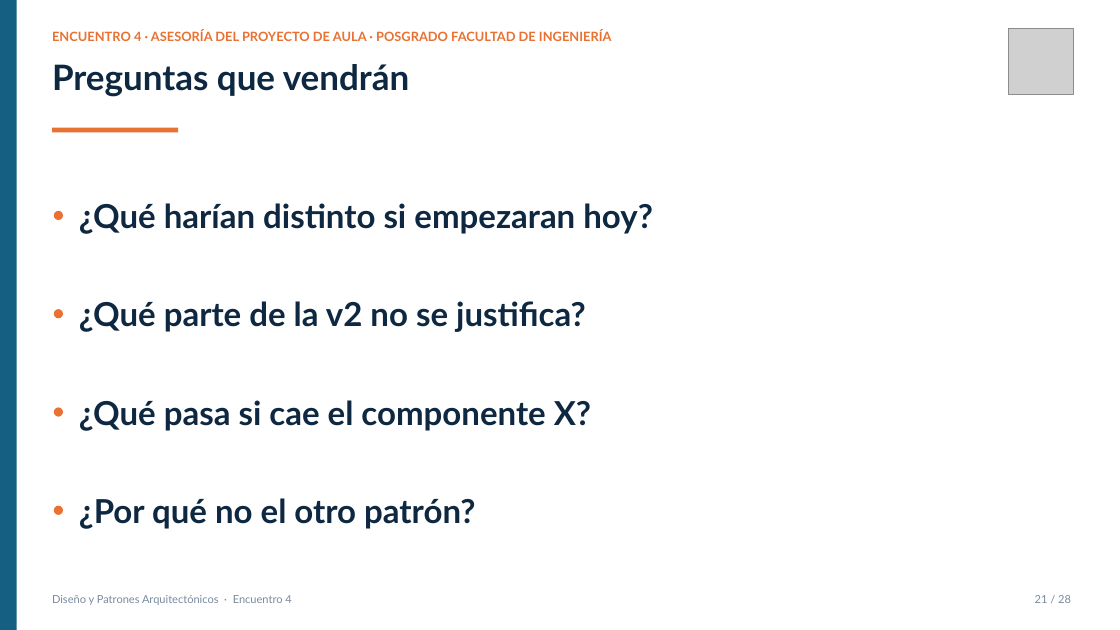
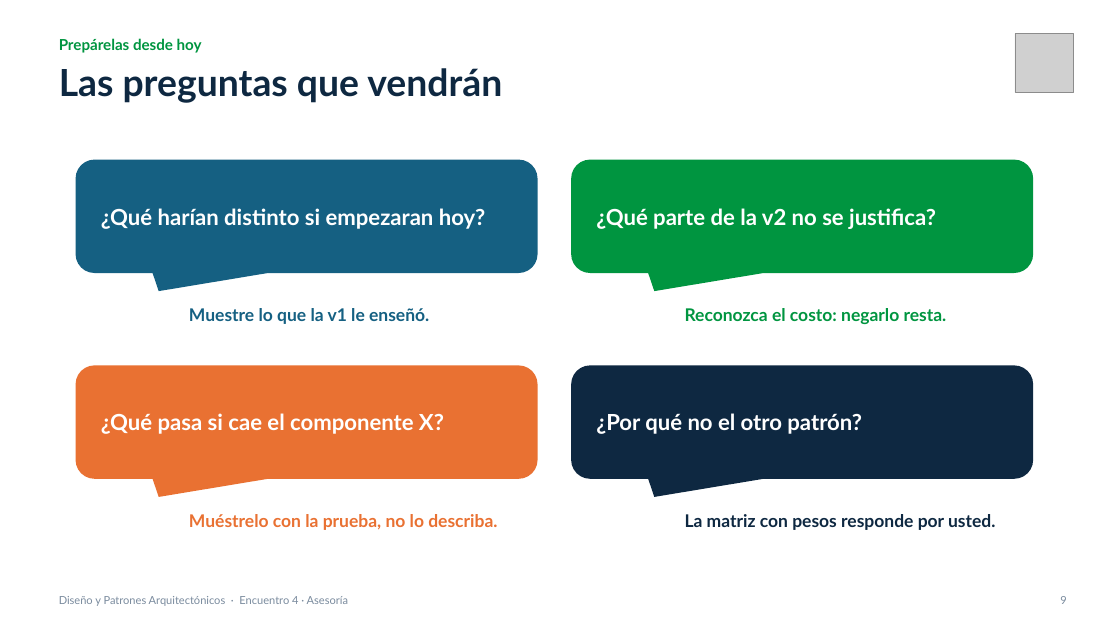
Before and after one commit to code-corhuila/ova-web, a slide deck: slide 10 of 2026-B/disenio-patrones-arquitectonicos/proyecto-aula/slides/encuentro-04-asesoria.pptx (slide 28 before the commit). Drawn at 1120x630 pixels with LibreOffice and Linux fonts; fonts in the diff are those of the drawing; grey boxes stand for pictures. Boxes give left, top, right and bottom in pixels: in the first picture for what was removed or moved away, otherwise in the second. Text is boxed around its words. In the diff, an @@ line names an element or a change of style, - is before the commit and + after.

```diff
--- a/2026-B/disenio-patrones-arquitectonicos/proyecto-aula/slides/encuentro-04-asesoria.pptx
+++ b/2026-B/disenio-patrones-arquitectonicos/proyecto-aula/slides/encuentro-04-asesoria.pptx
@@ rectangle removed at [0,0,17,630] @@
@@ text removed at [52,30,612,41] @@
-ENCUENTRO 4 · ASESORÍA DEL PROYECTO DE AULA · POSGRADO FACULTAD DE INGENIERÍA
@@ text added at [59,38,202,53], 13 pt, text #009540, bold @@
+Prepárelas desde hoy
@@ picture: place and size @@
-picture at [1008,29,1074,94]
+picture at [1015,34,1074,92]
@@ text at [59,68,502,103]: text changed; size 30 to 32 pt @@
-Preguntas que vendrán
+Las preguntas que vendrán
@@ rectangle removed at [52,128,178,133] @@
@@ rounded speech box added at [76,160,538,273], fill #156082 @@
@@ text "¿Qué harían distinto si empezaran ...": place and size @@
-text "¿Qué harían distinto si empezaran ..." at [79,203,653,234]
+text "¿Qué harían distinto si empezaran ..." at [101,208,486,229]
@@ rounded speech box added at [571,160,1033,273], fill #009540 @@
@@ size 28.4 to 19 pt, text colour #0E2841 to #FFFFFF in 4 elements at [101,208,486,229], [101,413,444,434], [596,413,862,434], [596,208,936,229] @@
@@ text "¿Qué parte de la v2 ...": place and size @@
-text "¿Qué parte de la v2 ..." at [79,301,586,332]
+text "¿Qué parte de la v2 ..." at [596,208,936,229]
@@ ellipse removed at [54,211,63,220] @@
@@ ellipse removed at [54,309,63,318] @@
@@ text added at [189,308,429,324], 15 pt, text #156082, bold @@
+Muestre lo que la v1 le enseñó.
@@ text added at [685,308,947,324], 15 pt, text #009540, bold @@
+Reconozca el costo: negarlo resta.
@@ rounded speech box added at [76,365,538,479], fill #E97132 @@
@@ text "¿Qué pasa si cae el ...": place and size @@
-text "¿Qué pasa si cae el ..." at [79,400,591,431]
+text "¿Qué pasa si cae el ..." at [101,413,444,434]
@@ rounded speech box added at [571,365,1033,479], fill #0E2841 @@
@@ text "¿Por qué no el otro ...": place and size @@
-text "¿Por qué no el otro ..." at [79,498,475,529]
+text "¿Por qué no el otro ..." at [596,413,862,434]
@@ ellipse removed at [54,408,63,417] @@
@@ ellipse removed at [54,506,63,515] @@
@@ text added at [189,514,497,530], 15 pt, text #E97132, bold @@
+Muéstrelo con la prueba, no lo describa.
@@ text added at [685,514,995,530], 15 pt, text #0E2841, bold @@
+La matriz con pesos responde por usted.
@@ text at [59,596,348,606]: text changed @@
-Diseño y Patrones Arquitectónicos · Encuentro 4
+Diseño y Patrones Arquitectónicos · Encuentro 4 · Asesoría
@@ text removed at [1035,595,1071,603] @@
-21 / 28
@@ text added at [1060,596,1066,604], 9.5 pt, text #7A8B9E @@
+9
```
Also in this commit, not shown: 2 other slides changed, 9 slides added, 33 slides removed, 1 other file.
